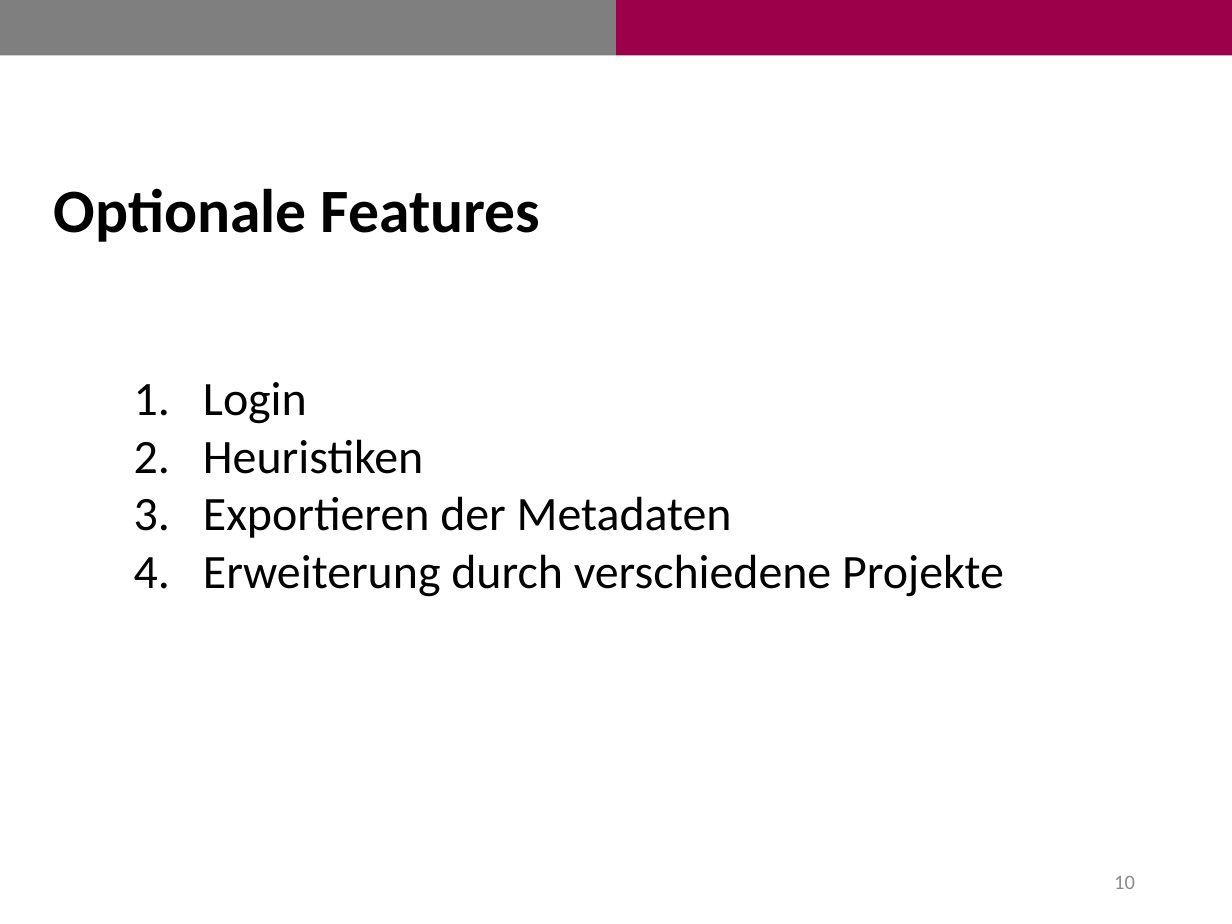
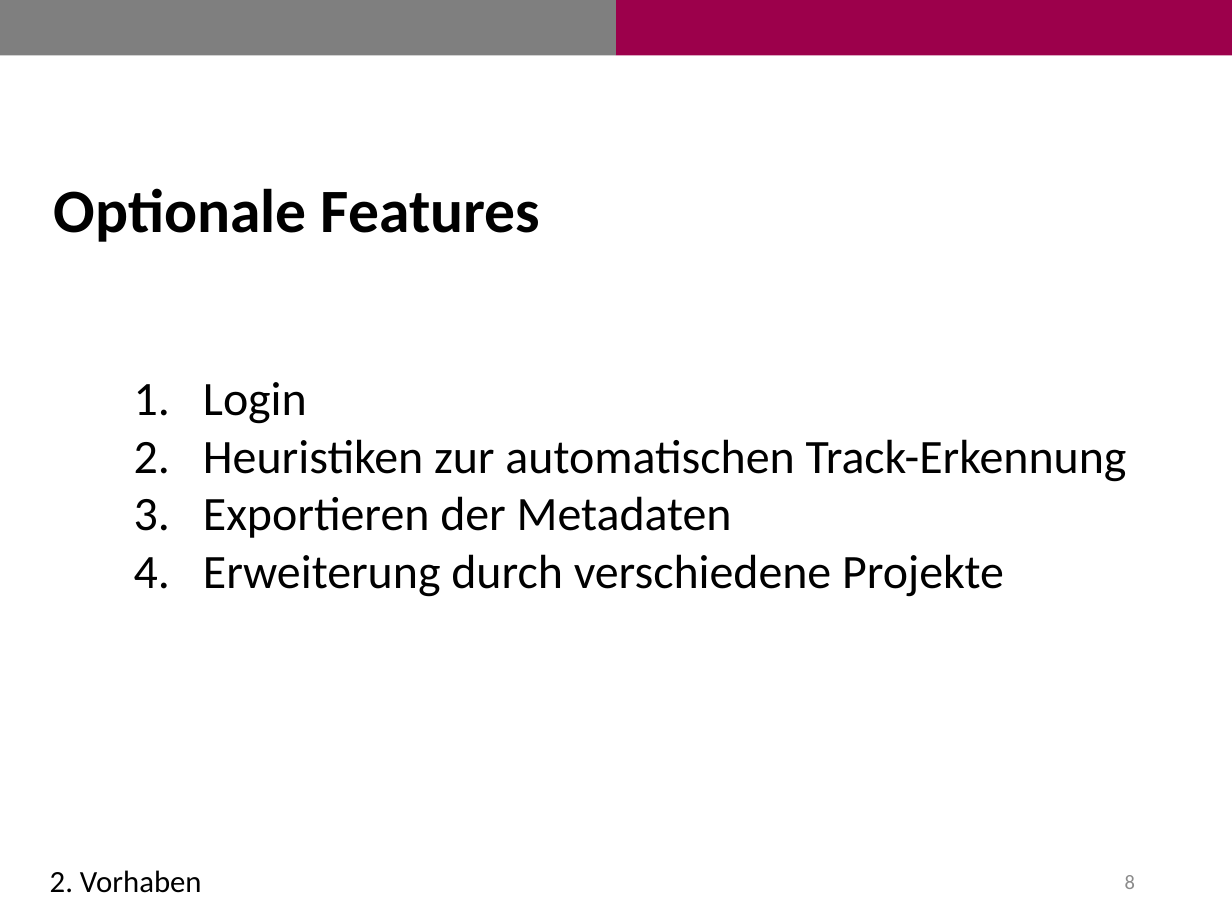
Before and after one commit to fairly99/Transkriptions-Werkzeug, a slide deck: slide 8 of Antrittspräsentation.pptx (slide 10 before the commit). Drawn at 1232x924 pixels with LibreOffice and Linux fonts; fonts in the diff are those of the drawing. Boxes give left, top, right and bottom in pixels: in the first picture for what was removed or moved away, otherwise in the second. Text is boxed around its words. In the diff, an @@ line names an element or a change of style, - is before the commit and + after.

```diff
--- a/Antrittspräsentation.pptx
+++ b/Antrittspräsentation.pptx
@@ text at [203, 439, 1127, 482]: text changed @@
-2. Heuristiken
+2. Heuristiken zur automatischen Track-Erkennung
@@ text added at [50, 870, 202, 893], 18 pt, text #000000 @@
+2. Vorhaben
@@ page number at [1125, 875, 1135, 889]: text changed @@
-10
+8
```
Also in this commit, not shown: 10 other slides changed, 7 slides added, 6 slides removed, 2 other files.
